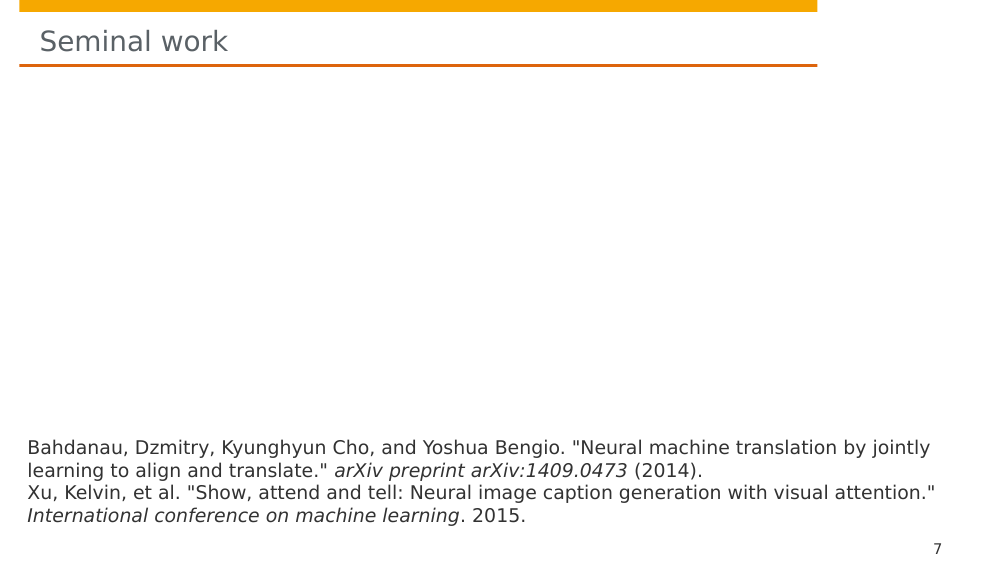
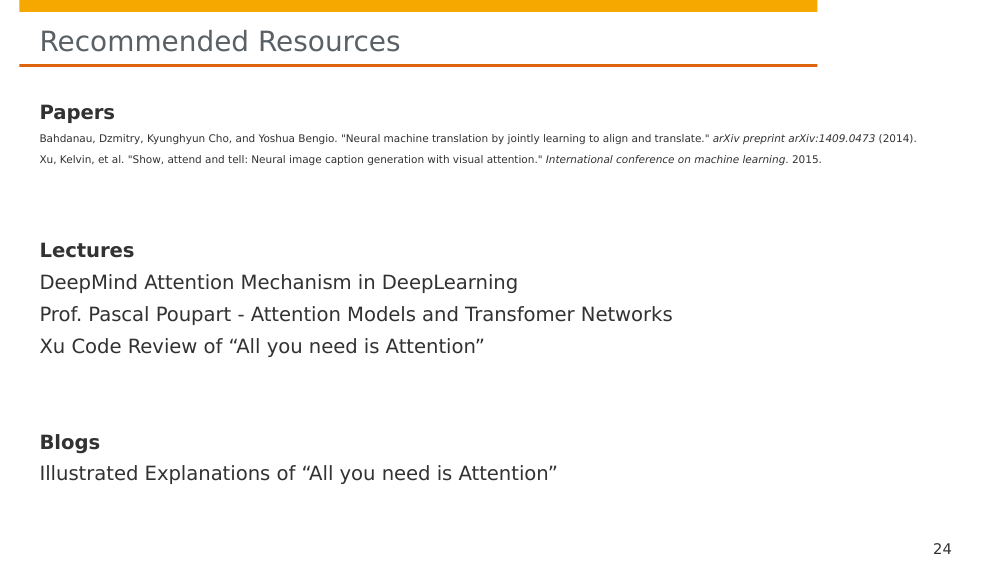
Before and after one commit to hpi-sam/GNN-Course-2020, a slide deck: slide 24 of 8. Graph Attention Networks.pptx (slide 7 before the commit). Drawn at 1008x567 pixels with LibreOffice and Linux fonts; fonts in the diff are those of the drawing; background and template pictures are left out. Boxes give left, top, right and bottom in pixels: in the first picture for what was removed or moved away, otherwise in the second. Text is boxed around its words. In the diff, an @@ line names an element or a change of style, - is before the commit and + after.

```diff
--- a/8. Graph Attention Networks.pptx
+++ b/8. Graph Attention Networks.pptx
@@ title at bbox=[40, 30, 401, 52]: text changed @@
-Seminal work
+Recommended Resources
@@ text "Papers": place and size @@
-text "Papers" at bbox=[27, 439, 936, 526]
+text "Papers" at bbox=[40, 104, 917, 484]
@@ text at bbox=[40, 104, 116, 123]: paragraph added @@
+Papers
@@ text at bbox=[40, 134, 917, 165]: size 18 to 10 pt in "Bahdanau, Dzmitry, Kyunghyun Cho, and Yoshua Bengio. ...", "Xu, Kelvin, et al. "Show, attend and ..."; more space between paragraphs @@
@@ text at bbox=[40, 242, 673, 484]: paragraphs added @@
+Lectures
+DeepMind Attention Mechanism in DeepLearning
+Prof. Pascal Poupart - Attention Models and Transfomer Networks
+Xu Code Review of “All you need is Attention”
+Blogs
+Illustrated Explanations of “All you need is Attention”
@@ page number at bbox=[933, 543, 952, 554]: text changed @@
-7
+24
```
Also in this commit, not shown: 3 other slides changed, 17 slides added, 3 slides removed.
